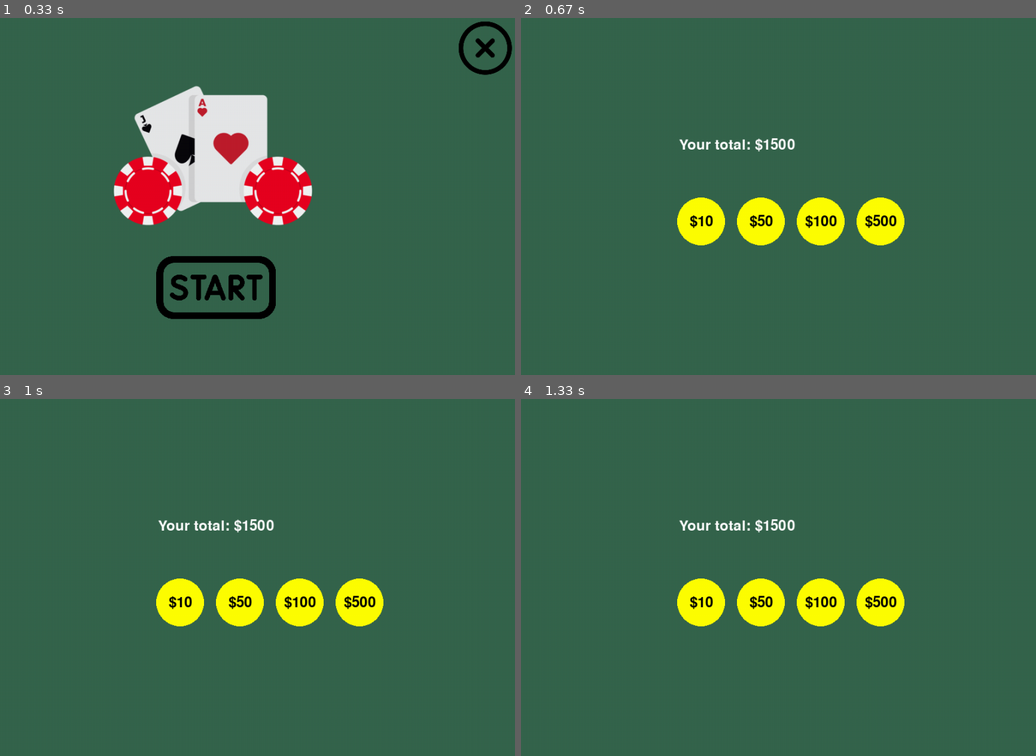
Above: before the commit, frames 1-4 (two rows, left to right).
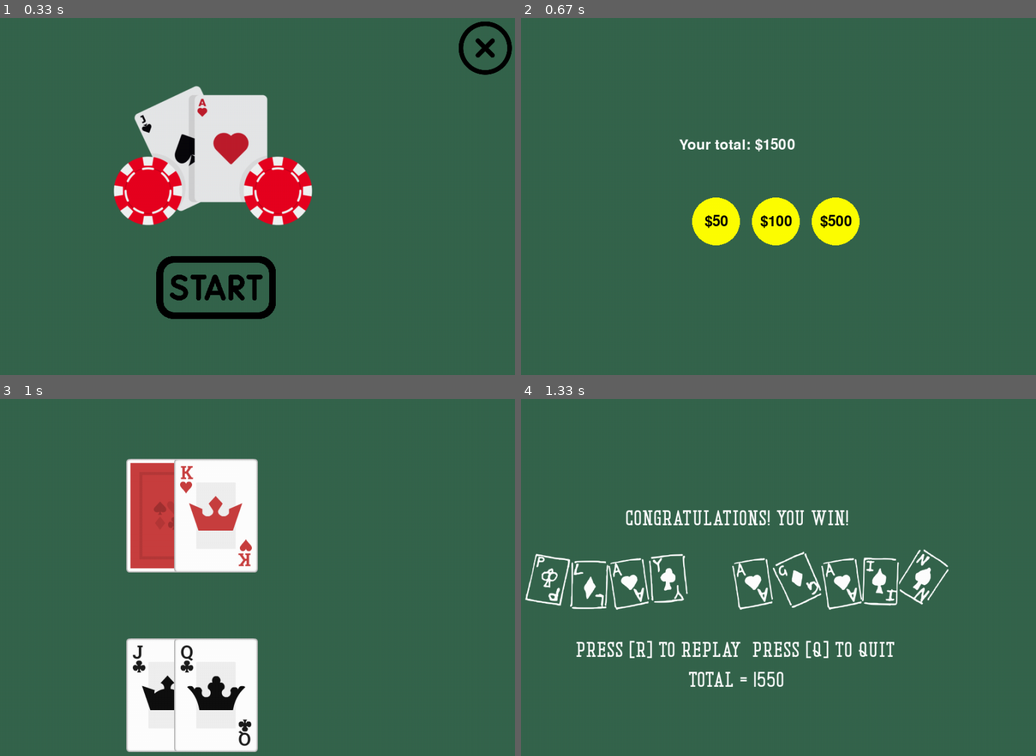
Above: after the commit, the same moments.

Repository: gracestalker/pygame_2_cards
Game: pygame game, started from game.py
Same seed, same stepped clock (60 frames per second), same inputs: the game is played once before the commit and once after it.
Inputs (mouse positions are in pixels of both pictures, inside the frame that each line leads up to):
- Up to frame 1 (0.33 s): no input
- Up to frame 2 (0.67 s): click (737, 285) at 0.38 s
- Up to frame 3 (1 s): click "$50" at 0.72 s
- Up to frame 4 (1.33 s): tap S at 1 s

Frame 1 is identical in both runs. In frame 2, 3.7% of the frame differs, in the area x 30-75%, y 50-64%; in frame 3, 20%, in the area x 24-75%, y 16-99%; in frame 4, 9.3%.

Commit message:
basic game is finsihed with background music!

Diff:
--- a/betting.py
+++ b/betting.py
@@ -1,8 +1,9 @@
 import pygame
 
 
-def betting(screen, total, chip_values, width, height, table_color):
+def betting(screen, state, chip_values, width, height, table_color):
 
+    pygame.font.init()
     font = pygame.font.Font(None, 36)
     chip_rects = []
 
@@ -21,7 +22,7 @@
         screen.fill((table_color))
 
         # display betting process
-        prompt = font.render(f"Your total: ${total}", True, (255,255,255))
+        prompt = font.render(f"Your total: ${state}", True, (255,255,255))
         screen.blit(prompt, (width // 2 - prompt.get_width() // 2, height // 3))
 
         # draw chips
@@ -35,13 +36,14 @@
         for event in pygame.event.get():
             if event.type == pygame.QUIT:
                 pygame.quit()
+                pygame.font.quit
                 exit()
 
             if event.type == pygame.MOUSEBUTTONDOWN:
                 mouse_pos = pygame.mouse.get_pos()
                 for rect, value in chip_rects:
                     if rect.collidepoint(mouse_pos):
-                        if value > total:
+                        if value > state:
                             print("You cannot bet more than your total.")
                         else:
                             return value
--- a/game.py
+++ b/game.py
@@ -4,6 +4,7 @@
 import hands
 from titlescreen import title_screen
 import betting
+import sounds
 
 
 # Initialize variables of game
@@ -12,7 +13,6 @@
 table_color = (53, 101, 77)
 card_back = pygame.image.load('assets/kenney_boardgame-pack/PNG/Cards/cardBack_red5.png')
 title_color = (0, 0, 255)
-player_balance = 1500
 
 
 # create a dictionary for the images to be loaded into the game
@@ -43,11 +43,16 @@
     return deck
 
 
-def main_game(screen, player_balance):
+def main_game(screen, state):
 
     # betting
-    chip_values = [10, 50, 100, 500]
-    bet = betting.betting(screen, player_balance, chip_values, width, height, table_color)
+    chip_values = [50, 100, 500]
+    bet = betting.betting(screen, state["total"], chip_values, width, height, table_color)
+
+    if bet == 0:
+        print("No bet placed, exiting game.")
+        return total
+
     total_bet = bet
 
     # initializing background
@@ -60,6 +65,7 @@
     # if it is still the players turn, it will not be the dealer's turn to draw cards yet
     player_turn = True
     game_over = False
+    result_processed = False
 
 
     running = True
@@ -76,30 +82,34 @@
 
         # after the game ends, show the results of the game
         else:
-            # create new screen for the overlay of text
-            end_screen = pygame.Surface((width, height))
-            end_screen.fill((table_color))
-            screen.blit(end_screen, (0,0))
+            if not result_processed:
 
-            # display results
-            player_total = hands.calculate_hand(player_hand, card_values)
-            dealer_total = hands.calculate_hand(dealer_hand, card_values)
-            result = ""
+                # create new screen for the overlay of text
+                end_screen = pygame.Surface((width, height))
+                end_screen.fill((table_color))
+                screen.blit(end_screen, (0,0))
 
-            if player_total > 21:
-                result = "Bust! Dealer wins."
-                player_balance -= total_bet
-            elif dealer_total > 21 or player_total > dealer_total:
-                result = "Congratulations! You win!"
-                player_balance += total_bet
-            elif player_total < dealer_total:
-                result = "You lost! Dealer wins."
-                player_balance -= total_bet
-            else:
-                result = "It's a tie!"
+                # display results
+                player_total = hands.calculate_hand(player_hand, card_values)
+                dealer_total = hands.calculate_hand(dealer_hand, card_values)
+                result = ""
 
-            # results screen
-            hands.result_screen(result, screen, width, height, table_color, player_balance)
+                if player_total > 21:
+                    result = "Bust! Dealer wins."
+                    state['total'] -= total_bet
+                elif dealer_total > 21 or player_total > dealer_total:
+                    result = "Congratulations! You win!"
+                    state['total'] += total_bet
+                elif player_total < dealer_total:
+                    result = "You lost! Dealer wins."
+                    state['total'] -= total_bet
+                else:
+                    result = "It's a tie!"
+
+
+                # results screen
+                hands.result_screen(result, screen, width, height, table_color, state)
+                result_processed = True
 
 
         # event handling and initializing keys for game
@@ -131,17 +141,19 @@
                     pygame.quit()
                     exit()
 
-        return player_balance
 
         pygame.display.flip()
+
 
 
 # game loop to help shorten code
 def main():
 
-    player_balance = 1500
+    state = {'total': 1500}
 
     pygame.init()
+    pygame.mixer.init()
+    sounds.background_music()
     screen = pygame.display.set_mode((width, height))
     # caption means game title at the top of the screen
     pygame.display.set_caption("Blackjack")
@@ -149,11 +161,9 @@
     # title screen loop
     show_game = title_screen(screen)
     if show_game:
-        while player_balance > 0:
-            player_balance = main_game(screen, player_balance)
-        # start main game
-
-    print('Game Over!')
+        while True:
+            main_game(screen, state)
+            # start main game
     pygame.quit()
 
 # Run the game
--- a/hands.py
+++ b/hands.py
@@ -47,7 +47,7 @@
         aces -= 1
     return total
 
-def result_screen(result, screen, width, height, table_color, player_balance):
+def result_screen(result, screen, width, height, table_color, state):
 
     # variables
 
@@ -62,7 +62,7 @@
     restart_text = font1.render("Play again", True, (255,255,255))
     restart_info = font2.render("Press [R] to replay  Press [Q] to quit", True, (255,255,255))
     ### REPLACE WITH A VARIABLE LATER ###
-    total_info = font2.render(f"Total = {player_balance}", True, (255,255,255))
+    total_info = font2.render(f"Total = {state['total']}", True, (255,255,255))
 
     # draw a rectangle for the restart screen
     text_width, text_height = restart_text.get_size()
--- /dev/null
+++ b/sounds.py
@@ -0,0 +1,19 @@
+import pygame
+
+
+# background music, find a casino sounds
+def background_music():
+    pygame.mixer.music.load("assets/sounds/background_noise.mp3")
+    pygame.mixer.music.play()
+
+
+# deal card sound when you hit, dealer draws, or when the round starts
+def game_set_up():
+    pygame.mixer.load("assets/sounds/shuffle_cards_and_deal.mp3")
+    pygame.mixer.music.play()
+
+
+# money noise after round ends and when you place your bet
+def deal_sound():
+    pygame.mixer.load("assets/cardPlace1.ogg")
+    pygame.mixer.music.play()
Not shown, removed: assets/kenney_boardgame-pack/Bonus/cardPlace1.ogg
Not shown, removed: assets/kenney_boardgame-pack/Bonus/cardPlace2.ogg
Not shown, removed: assets/kenney_boardgame-pack/Bonus/cardPlace3.ogg
Not shown, removed: assets/kenney_boardgame-pack/Bonus/cardSlide1.ogg
Not shown, removed: assets/kenney_boardgame-pack/Bonus/cardSlide2.ogg
Not shown, removed: assets/kenney_boardgame-pack/Bonus/cardSlide3.ogg
Not shown, removed: assets/kenney_boardgame-pack/Bonus/chipsCollide1.ogg
Not shown, removed: assets/kenney_boardgame-pack/Bonus/chipsCollide2.ogg
Not shown, removed: assets/kenney_boardgame-pack/Bonus/chipsCollide3.ogg
Not shown, removed: assets/kenney_boardgame-pack/Bonus/dieShuffle1.ogg
Not shown, removed: assets/kenney_boardgame-pack/Bonus/dieThrow1.ogg
Not shown, removed: assets/kenney_boardgame-pack/Bonus/dieThrow2.ogg
(and 3 more such lines)
